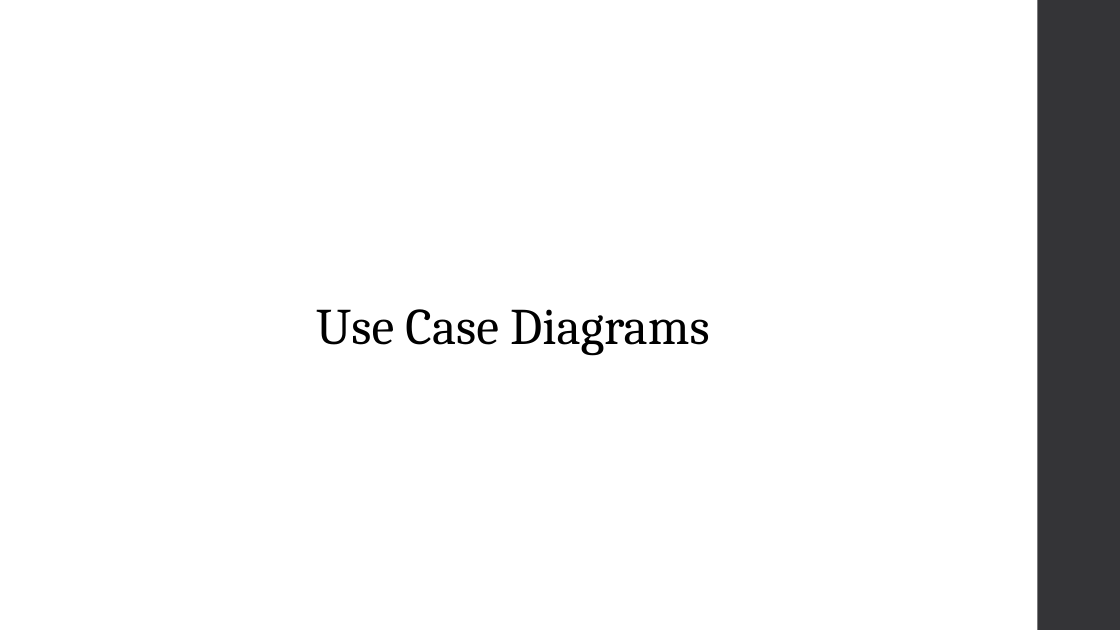
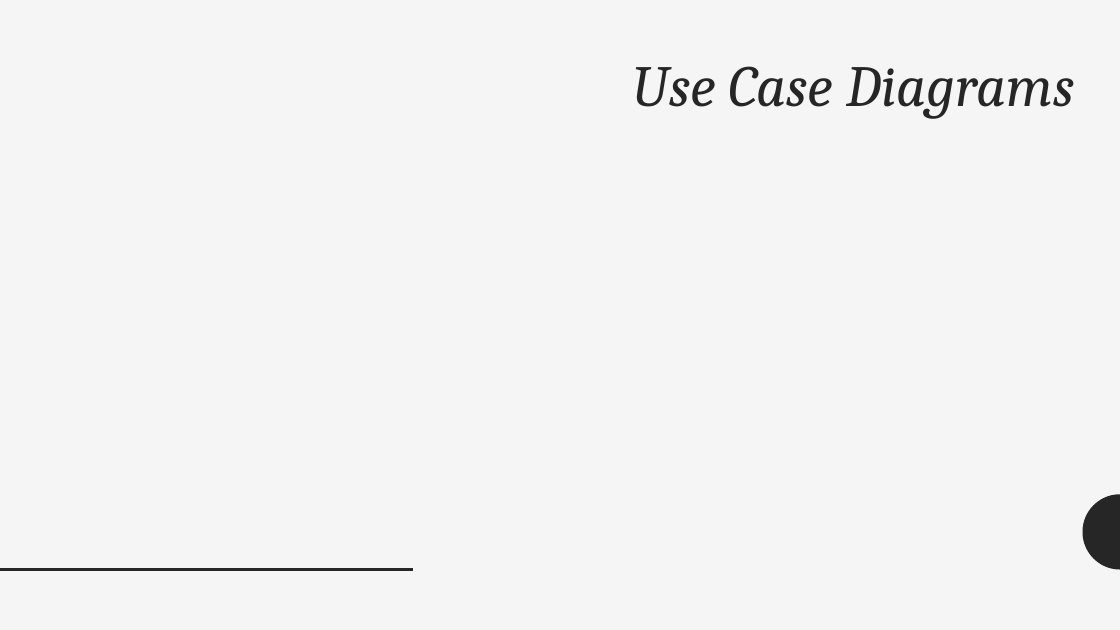
Before and after one commit to gitbestsou/Great-Outdoors, a slide deck: slide 3 of GreatOutdoors-Team A.pptx. Drawn at 1120x630 pixels with LibreOffice and Linux fonts; fonts in the diff are those of the drawing. Boxes give left, top, right and bottom in pixels: in the first picture for what was removed or moved away, otherwise in the second. Text is boxed around its words. In the diff, an @@ line names an element or a change of style, - is before the commit and + after.

```diff
--- a/GreatOutdoors-Team A.pptx
+++ b/GreatOutdoors-Team A.pptx
@@ background #FFFFFF to #F5F5F5 @@
@@ rectangle removed at (1038, 0, 1120, 630) @@
@@ title "Use Case Diagrams": place and size @@
-title "Use Case Diagrams" at (316, 309, 709, 355)
+title "Use Case Diagrams" at (633, 66, 1074, 119)
@@ title "Use Case Diagrams" at (633, 66, 1074, 119): size 44 to 50 pt, text colour #000000 to #262626, italic on; alignment centre to right; line spacing 1 to 0.9 @@
@@ freeform shape added at (1083, 494, 1120, 570), fill #262626 @@
@@ line added from (0, 570) to (413, 570), #262626 2 pt @@
```
Also in this commit, not shown: 2 other slides changed, 16 slides added, 8 slides removed.
